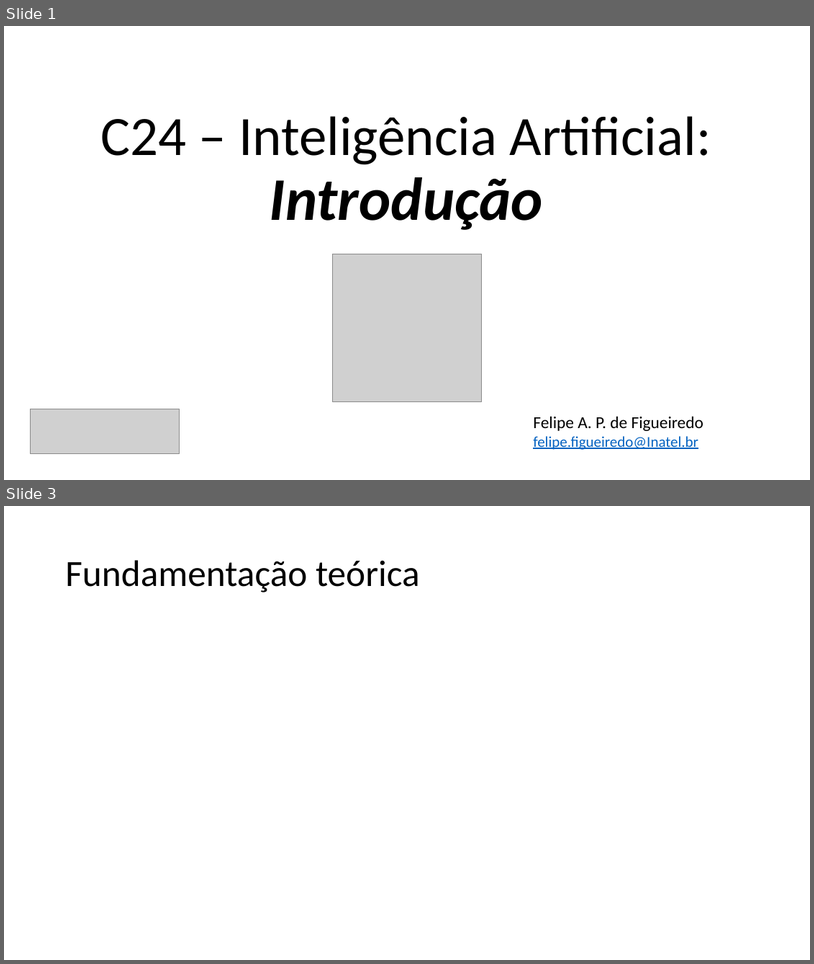
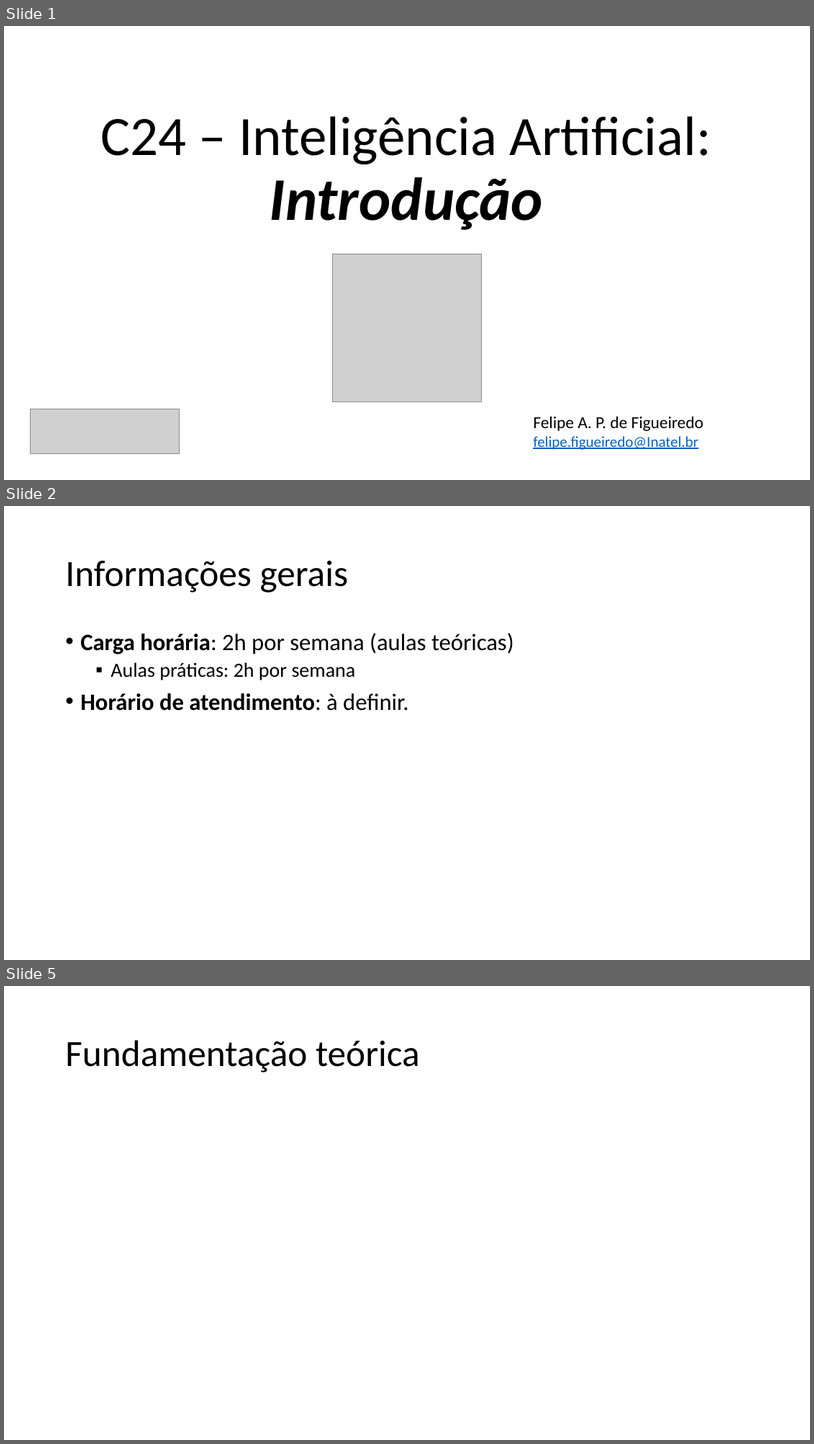
Before and after one commit to zz4fap/c24_inteligencia_artificial, a slide deck: slides/C24_Introdução.pptx. Shown one above the other, each under a label of ours: slides 1 and 3 before the commit, slides 1, 2 and 5 after it; the slides between them are not shown. The pictures are 814x964 and 814x1444 pixels, drawn with LibreOffice and Linux fonts; fonts in the diff are those of the drawing; grey boxes stand for pictures. Boxes give left, top, right and bottom in pixels: in the first picture for what was removed or moved away, otherwise in the second. Text is boxed around its words. In the diff, an @@ line names an element or a change of style, - is before the commit and + after.

```diff
--- a/slides/C24_Introdução.pptx
+++ b/slides/C24_Introdução.pptx
@@ slide 2 added at (x1=4, y1=506, x2=810, y2=960), background #FFFFFF @@
@@ title added at (x1=65, y1=560, x2=349, y2=592), 44 pt, text #000000 @@
+Informações gerais
@@ text added at (x1=80, y1=633, x2=514, y2=710), 28 pt, text #000000 @@
+• Carga horária: 2h por semana (aulas teóricas)
+  ▪ Aulas práticas: 2h por semana
+• Horário de atendimento: à definir.
@@ what was slide 3 is now slide 5 @@
```
Also in this commit, not shown: 2 other slides added, 1 slide removed, 1 other file.
